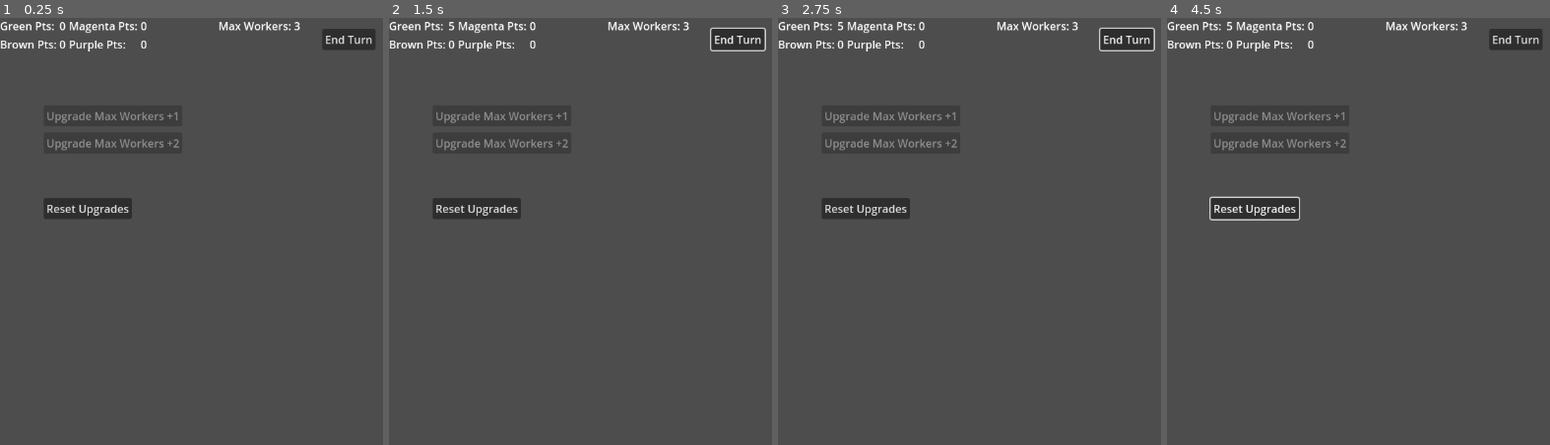
Above: before the commit, frames 1-4 (left to right).
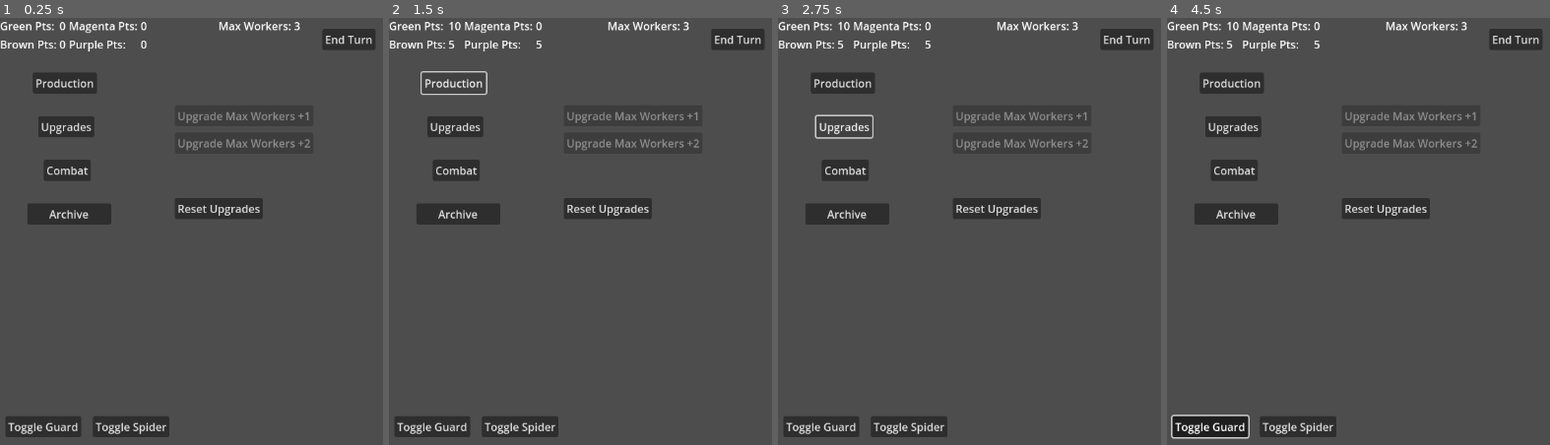
Above: after the commit, the same moments.

Repository: p0rtcullis/WarClicker
Game: Godot game, scene res://game_manager.tscn
Same seed, same stepped clock (60 frames per second), same inputs: the game is played once before the commit and once after it.
Inputs (mouse positions are in pixels of both pictures, inside the frame that each line leads up to):
- Up to frame 1 (0.25 s): no input
- Up to frame 2 (1.5 s): click "End Turn" at 0.5 s; click (454, 82) at 1.25 s, where only the run after the commit has a clickable "Production"
- Up to frame 3 (2.75 s): click (843, 124) at 2 s, where only the run after the commit has a clickable "Upgrades"
- Up to frame 4 (4.5 s): click (1235, 171) at 2.75 s, where only the run after the commit has a clickable "Combat"; click (1235, 214) at 3.5 s, where only the run after the commit has a clickable "Archive"; click (1209, 427) at 4.25 s, where only the run after the commit has a clickable "Toggle Guard"

The runs differ from the first frame. In frame 1, 6.3% of the frame differs, in the area x 1-81%, y 12-99%; in frame 2, 6.6%; in frame 3, 7.0%; in frame 4, 7.3%, in the area x 1-81%, y 0-99%.

Commit message:
refactor2

Diff:
--- a/war-clicker/ManagementScreen/Scripts/management_screen.gd
+++ b/war-clicker/ManagementScreen/Scripts/management_screen.gd
@@ -18,7 +18,7 @@
 
 var green_mod : int = 0
 
-var total_brown : int = 0:
+@export var total_brown : int = 0:
 	set(value):
 		total_brown = value
 		%BrownPointsLabel.text = str(total_brown)
@@ -26,7 +26,7 @@
 
 var brown_mod : int = 0
 
-var total_magenta : int = 0:
+@export var total_magenta : int = 0:
 	set(value):
 		total_magenta = value
 		%MagentaPointsLabel.text = str(total_magenta)
@@ -34,10 +34,10 @@
 
 var magenta_mod : int = 0
 
-var total_purple : int = 0:
+@export var total_purple : int = 0:
 	set(value):
 		total_purple = value
-		%GreenPointsLabel.text = str(total_purple)
+		%PurplePointsLabel.text = str(total_purple)
 		%UpgradeScreenGUI.disable_unafforable_techs()
 
 var purple_mod : int = 0
@@ -50,14 +50,10 @@
 func _ready() -> void:
 	%MaxWorkersLabel.text = "Max Workers: " +str(max_workers)
 	worker_list.append(%Guard)
+	worker_list.append(%Spider)
 	pass
 
-
-# Called every frame. 'delta' is the elapsed time since the previous frame.
-func _process(delta: float) -> void:
-	pass
-
-
+#used for round ending totals
 func point_count(color : POINTS):
 	var point_total : int = 0
 	for worker in worker_list:
@@ -77,7 +73,7 @@
 	max_workers += new_max
 
 # For modifying point totals via upgrades
-func update_points(new_points: int, color : WORKERS):
+func update_points(new_points: int, color : POINTS):
 	match color:
 			POINTS.GREEN:
 				total_green += new_points
@@ -90,7 +86,7 @@
 
 
 func _on_end_turn_button_pressed() -> void:
-		total_green += point_count(POINTS.GREEN)
-		total_brown += point_count(POINTS.BROWN)
-		point_count(POINTS.MAGENTA)
-		point_count(POINTS.PURPLE)
+	total_green += point_count(POINTS.GREEN)
+	total_brown += point_count(POINTS.BROWN)
+	total_magenta += point_count(POINTS.MAGENTA)
+	total_purple += point_count(POINTS.PURPLE)
--- a/war-clicker/Util/Strategy/base_worker_strategy.gd
+++ b/war-clicker/Util/Strategy/base_worker_strategy.gd
@@ -12,3 +12,4 @@
 @export var production_chance : int = 0
 #number of units produced per worker
 @export var production_eff : int = 0
+@export var unlocked : bool = false
--- /dev/null
+++ b/war-clicker/debug_screen_gui.gd
@@ -0,0 +1,12 @@
+extends Control
+
+
+# Called when the node enters the scene tree for the first time.
+func _ready() -> void:
+	pass # Replace with function body.
+
+func _on_toggle_guard_toggled(toggled_on: bool) -> void:
+	if %Guard.stats.unlocked == false:
+		%Guard.stats.unlocked = true
+	else:
+		%Guard.stats.unlocked = false
--- a/war-clicker/game_manager.tscn
+++ b/war-clicker/game_manager.tscn
@@ -1,24 +1,29 @@
-[gd_scene load_steps=13 format=3 uid="uid://c0n6btegy48v1"]
+[gd_scene load_steps=15 format=3 uid="uid://c0n6btegy48v1"]
 
 [ext_resource type="PackedScene" uid="uid://bmg3wqjwo13dg" path="res://ManagementScreen/management_screen.tscn" id="1_70yv6"]
 [ext_resource type="PackedScene" uid="uid://b3nrf0a4v8gbs" path="res://Worker/guard.tscn" id="2_8jrwq"]
+[ext_resource type="Script" uid="uid://cckuthll68xey" path="res://side_bar_gui.gd" id="2_dq8jp"]
 [ext_resource type="Script" uid="uid://ertesfb6senx" path="res://upgrade_screen_gui.gd" id="2_smx3j"]
 [ext_resource type="Script" uid="uid://c8veevrjckqal" path="res://Util/Strategy/base_worker_strategy.gd" id="3_gth8u"]
 [ext_resource type="PackedScene" uid="uid://dya763ecg0nbu" path="res://Upgrades/upgrade_button.tscn" id="3_o2178"]
 [ext_resource type="Script" uid="uid://do7phg52jpppn" path="res://Util/Strategy/base_upgrade_strategy.gd" id="4_d5upp"]
 [ext_resource type="PackedScene" uid="uid://de7db0m0ymybd" path="res://Worker/spider.tscn" id="4_dq8jp"]
 [ext_resource type="Texture2D" uid="uid://csddq02y724mh" path="res://layout1.png" id="5_vk86k"]
+[ext_resource type="Script" uid="uid://bb3p0qylaajkr" path="res://debug_screen_gui.gd" id="9_gth8u"]
 
 [sub_resource type="Resource" id="Resource_yawsv"]
 resource_local_to_scene = true
 script = ExtResource("3_gth8u")
-worker_name = ""
+worker_name = "Guardian"
+unlocked = true
 metadata/_custom_type_script = "uid://c8veevrjckqal"
 
 [sub_resource type="Resource" id="Resource_le433"]
 resource_local_to_scene = true
 script = ExtResource("3_gth8u")
 worker_name = "Warp Spider"
+brown = 5
+purple = 5
 metadata/_custom_type_script = "uid://c8veevrjckqal"
 
 [sub_resource type="Resource" id="Resource_vk86k"]
@@ -39,6 +44,12 @@
 
 [node name="GameManager" type="Node"]
 
+[node name="Layout1" type="Sprite2D" parent="."]
+visible = false
+position = Vector2(575, 323.25)
+scale = Vector2(1.0415163, 0.7778443)
+texture = ExtResource("5_vk86k")
+
 [node name="MainScreenGui" type="Control" parent="."]
 visible = false
 layout_mode = 3
@@ -51,6 +62,45 @@
 anchors_preset = 0
 offset_right = 1152.0
 offset_bottom = 648.0
+
+[node name="SideBarGUI" type="Control" parent="ManagementScreenGUI"]
+anchors_preset = 0
+offset_top = 64.0
+offset_right = 192.0
+offset_bottom = 576.0
+script = ExtResource("2_dq8jp")
+
+[node name="ProductionScreenToggle" type="Button" parent="ManagementScreenGUI/SideBarGUI"]
+layout_mode = 0
+offset_left = 48.0
+offset_top = 16.0
+offset_right = 142.0
+offset_bottom = 47.0
+text = "Production"
+
+[node name="UpgradeScreeenToggle" type="Button" parent="ManagementScreenGUI/SideBarGUI"]
+layout_mode = 0
+offset_left = 56.0
+offset_top = 80.0
+offset_right = 138.0
+offset_bottom = 111.0
+text = "Upgrades"
+
+[node name="CombatScreenToggle" type="Button" parent="ManagementScreenGUI/SideBarGUI"]
+layout_mode = 0
+offset_left = 64.0
+offset_top = 144.0
+offset_right = 133.0
+offset_bottom = 175.0
+text = "Combat"
+
+[node name="ArchiveScreenToggle" type="Button" parent="ManagementScreenGUI/SideBarGUI"]
+layout_mode = 0
+offset_left = 40.0
+offset_top = 208.0
+offset_right = 163.0
+offset_bottom = 239.0
+text = "Archive"
 
 [node name="InfoBarGUI" type="Control" parent="ManagementScreenGUI"]
 anchors_preset = 0
@@ -132,21 +182,24 @@
 [node name="Control" type="Control" parent="ManagementScreenGUI/ManagementScreen"]
 layout_mode = 3
 anchors_preset = 0
-offset_right = 40.0
-offset_bottom = 40.0
+offset_left = -64.0
+offset_bottom = 64.0
 
 [node name="Guard" parent="ManagementScreenGUI/ManagementScreen/Control" instance=ExtResource("2_8jrwq")]
 unique_name_in_owner = true
+position = Vector2(8, 16)
 stats = SubResource("Resource_yawsv")
 
 [node name="Spider" parent="ManagementScreenGUI/ManagementScreen/Control" instance=ExtResource("4_dq8jp")]
 unique_name_in_owner = true
+position = Vector2(8, 32)
 stats = SubResource("Resource_le433")
 
 [node name="UpgradeScreenGUI" type="Control" parent="."]
 unique_name_in_owner = true
 layout_mode = 3
 anchors_preset = 0
+offset_left = 192.0
 offset_top = 64.0
 offset_right = 1152.0
 offset_bottom = 576.0
@@ -182,8 +235,18 @@
 [node name="CombatScreenGUI" type="Control" parent="."]
 layout_mode = 3
 anchors_preset = 0
-offset_right = 40.0
-offset_bottom = 40.0
+offset_left = 192.0
+offset_top = 64.0
+offset_right = 1152.0
+offset_bottom = 576.0
+
+[node name="ProductionScreenGUI" type="Control" parent="."]
+layout_mode = 3
+anchors_preset = 0
+offset_left = 192.0
+offset_top = 64.0
+offset_right = 1152.0
+offset_bottom = 576.0
 
 [node name="DebugScreenGUI" type="Control" parent="."]
 layout_mode = 3
@@ -191,21 +254,29 @@
 offset_top = 576.0
 offset_right = 1152.0
 offset_bottom = 648.0
-
-[node name="Layout2" type="Sprite2D" parent="."]
-visible = false
-position = Vector2(575.5, 322.75)
-scale = Vector2(1.0424956, 0.77718043)
-texture = ExtResource("5_vk86k")
-
-[node name="Layout1" type="Sprite2D" parent="."]
-visible = false
-position = Vector2(575, 323.25)
-scale = Vector2(1.0415163, 0.7778443)
-texture = ExtResource("5_vk86k")
+script = ExtResource("9_gth8u")
+
+[node name="ToggleGuard" type="Button" parent="DebugScreenGUI"]
+layout_mode = 0
+offset_left = 8.0
+offset_top = 8.0
+offset_right = 119.0
+offset_bottom = 39.0
+toggle_mode = true
+text = "Toggle Guard
+"
+
+[node name="ToggleSpider" type="Button" parent="DebugScreenGUI"]
+layout_mode = 0
+offset_left = 136.0
+offset_top = 8.0
+offset_right = 248.0
+offset_bottom = 39.0
+text = "Toggle Spider"
 
 [connection signal="pressed" from="ManagementScreenGUI/InfoBarGUI/EndTurnButton" to="ManagementScreenGUI/ManagementScreen" method="_on_end_turn_button_pressed"]
 [connection signal="pressed" from="UpgradeScreenGUI/ResetUpgradesButton" to="UpgradeScreenGUI" method="_on_reset_upgrades_button_pressed"]
 [connection signal="toggled" from="UpgradeScreenGUI/ResetUpgradesButton" to="UpgradeScreenGUI" method="_on_reset_upgrades_button_toggled"]
 [connection signal="toggled" from="UpgradeScreenGUI/Upgrade1" to="UpgradeScreenGUI" method="_on_upgrade1_toggled"]
 [connection signal="toggled" from="UpgradeScreenGUI/Upgrade2" to="UpgradeScreenGUI" method="_on_upgrade_2_toggled"]
+[connection signal="toggled" from="DebugScreenGUI/ToggleGuard" to="DebugScreenGUI" method="_on_toggle_guard_toggled"]
--- /dev/null
+++ b/war-clicker/side_bar_gui.gd
@@ -0,0 +1,11 @@
+extends Control
+
+
+# Called when the node enters the scene tree for the first time.
+func _ready() -> void:
+	pass # Replace with function body.
+
+
+# Called every frame. 'delta' is the elapsed time since the previous frame.
+func _process(delta: float) -> void:
+	pass
Not shown, added: war-clicker/debug_screen_gui.gd.uid
Binary file removed: war-clicker/layout2.png
Not shown, removed: war-clicker/layout2.png.import
Not shown, added: war-clicker/side_bar_gui.gd.uid
